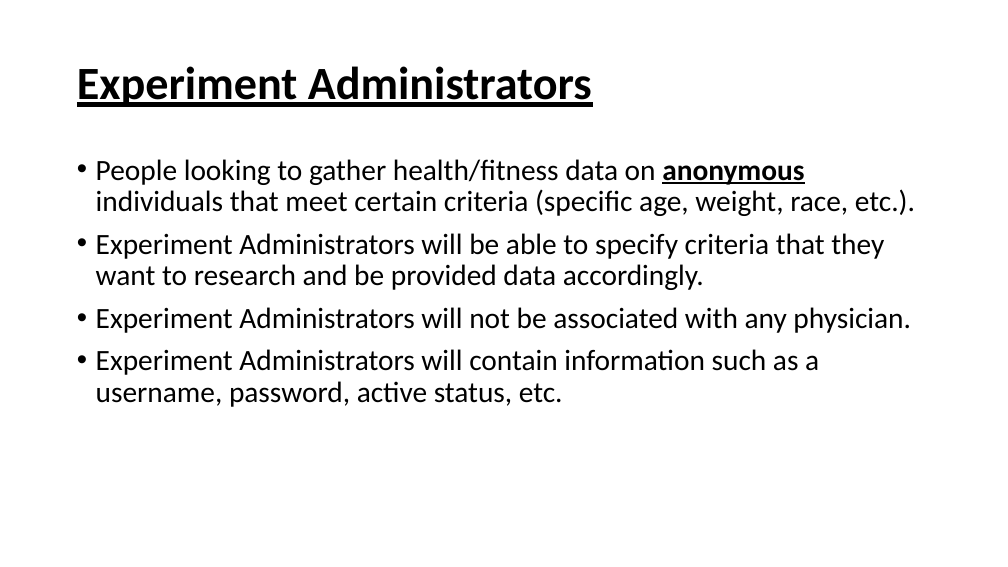
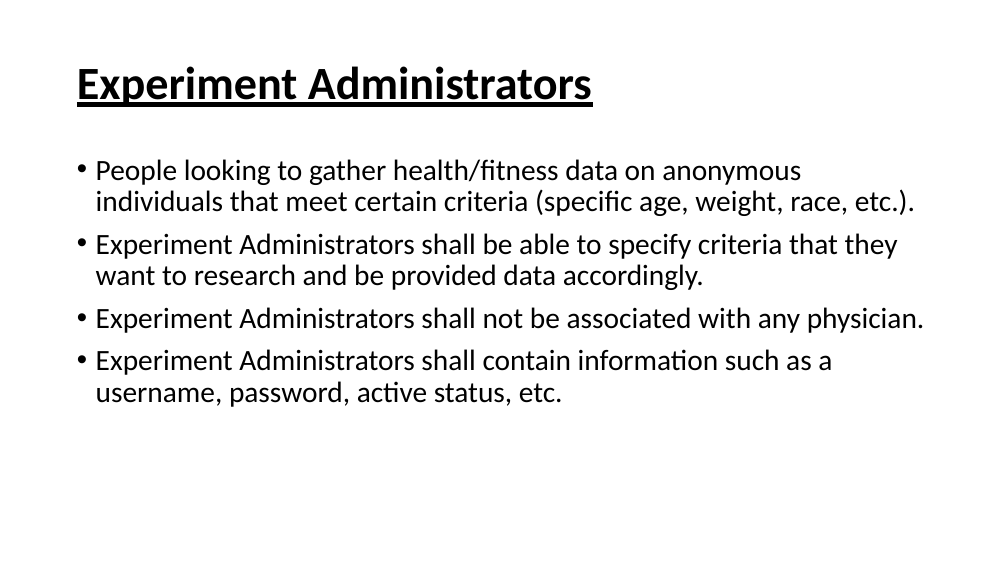
Before and after one commit to trwq63/med656, a slide deck: slide 5 of Misc/Presentation_-_User_Roles.pptx. Drawn at 1008x567 pixels with LibreOffice and Linux fonts; fonts in the diff are those of the drawing. Boxes give left, top, right and bottom in pixels: in the first picture for what was removed or moved away, otherwise in the second. Text is boxed around its words. In the diff, an @@ line names an element or a change of style, - is before the commit and + after.

```diff
--- a/Misc/Presentation_-_User_Roles.pptx
+++ b/Misc/Presentation_-_User_Roles.pptx
@@ text at <box>96,159,915,216</box>: bold off, underline off in "anonymous" @@
@@ text at <box>96,233,925,407</box>: text changed @@
-• Experiment Administrators will be able to specify criteria that they want to research and be provided data accordingly.
-• Experiment Administrators will not be associated with any physician.
-• Experiment Administrators will contain information such as a username, password, active status, etc.
+• Experiment Administrators shall be able to specify criteria that they want to research and be provided data accordingly.
+• Experiment Administrators shall not be associated with any physician.
+• Experiment Administrators shall contain information such as a username, password, active status, etc.
```
Also in this commit, not shown: 3 other slides changed.
